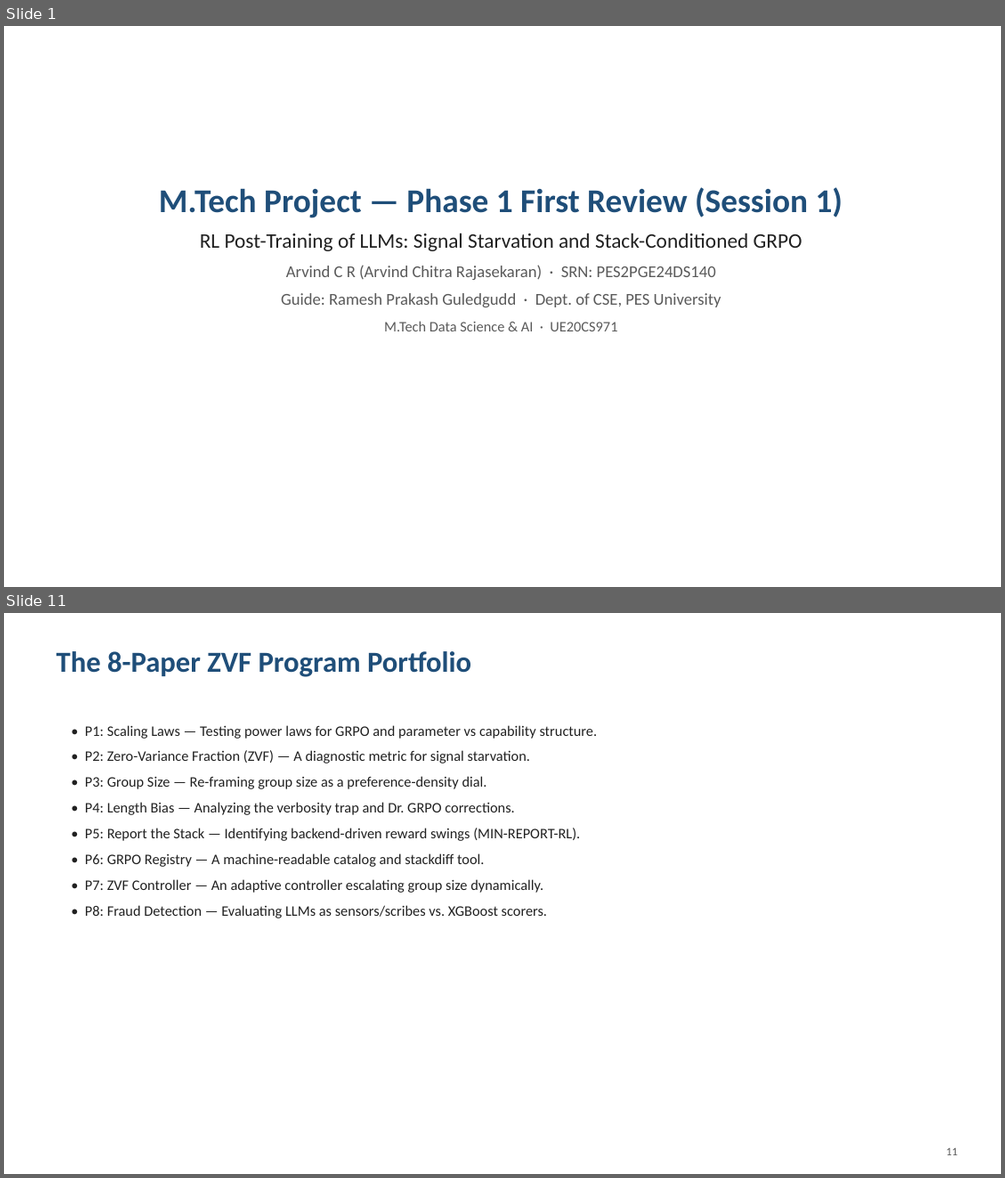
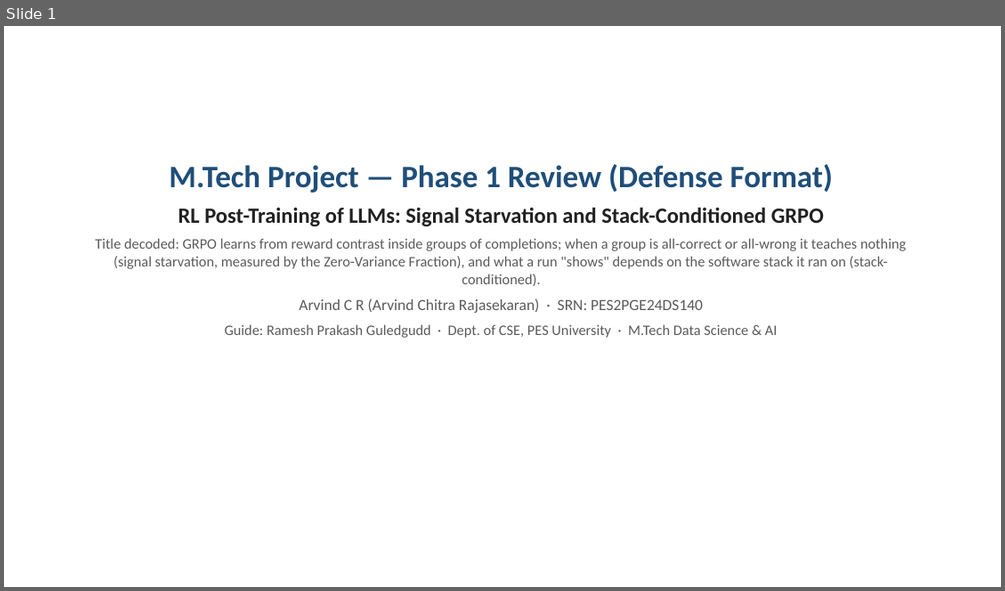
Before and after one commit to arvindcr4/tinker-rl-lab, a slide deck: outputs/PESU_MTech_Phase1_Session1_Review_ArvindCR.pptx. Shown one above the other, each under a label of ours: slides 1 and 11 before the commit, slide 1 after it; the slides between them are not shown. The pictures are 1005x1178 and 1005x591 pixels, drawn with LibreOffice and Linux fonts; fonts in the diff are those of the drawing. Boxes give left, top, right and bottom in pixels: in the first picture for what was removed or moved away, otherwise in the second. Text is boxed around its words. In the diff, an @@ line names an element or a change of style, - is before the commit and + after.

```diff
--- a/outputs/PESU_MTech_Phase1_Session1_Review_ArvindCR.pptx
+++ b/outputs/PESU_MTech_Phase1_Session1_Review_ArvindCR.pptx
@@ slide 11 removed at [4,613,1001,1174], background #FFFFFF @@
@@ text removed at [57,651,471,677] @@
-The 8-Paper ZVF Program Portfolio
@@ text removed at [85,725,598,918] @@
-• P1: Scaling Laws — Testing power laws for GRPO and parameter vs capability structure.
-• P2: Zero-Variance Fraction (ZVF) — A diagnostic metric for signal starvation.
-• P3: Group Size — Re-framing group size as a preference-density dial.
-• P4: Length Bias — Analyzing the verbosity trap and Dr. GRPO corrections.
-• P5: Report the Stack — Identifying backend-driven reward swings (MIN-REPORT-RL).
-• P6: GRPO Registry — A machine-readable catalog and stackdiff tool.
-• P7: ZVF Controller — An adaptive controller escalating group size dynamically.
-• P8: Fraud Detection — Evaluating LLMs as sensors/scribes vs. XGBoost scorers.
@@ text removed at [946,1148,957,1155] @@
-11
@@ slide 1 changed as well @@
@@ text "M.Tech Project — Phase 1 ...": place and size @@
-text "M.Tech Project — Phase 1 ..." at [159,187,843,331]
+text "M.Tech Project — Phase 1 ..." at [95,164,906,338]
@@ text at [169,164,833,192]: text changed; size 32 to 30 pt @@
-M.Tech Project — Phase 1 First Review (Session 1)
+M.Tech Project — Phase 1 Review (Defense Format)
@@ text at [178,207,824,313]: size 20 to 21 pt, bold on in "RL Post-Training of LLMs: Signal Starvation and ..."; size 16 to 15 pt in "Arvind C R (Arvind Chitra Rajasekaran) · ..."; less space between paragraphs @@
@@ text at [95,238,906,286]: paragraph added @@
+Title decoded: GRPO learns from reward contrast inside groups of completions; when a group is all-correct or all-wrong it teaches nothing (signal starvation, measured by the Zero-Variance Fraction), and what a run "shows" depends on the software stack it ran on (stack-conditioned).
@@ text at [225,324,777,338]: text changed; size 16 to 14 pt @@
-Guide: Ramesh Prakash Guledgudd · Dept. of CSE, PES University
-M.Tech Data Science & AI · UE20CS971
+Guide: Ramesh Prakash Guledgudd · Dept. of CSE, PES University · M.Tech Data Science & AI
```
Also in this commit, not shown: 2 other slides changed, 12 slides added, 9 other slides removed, 1 other file.
